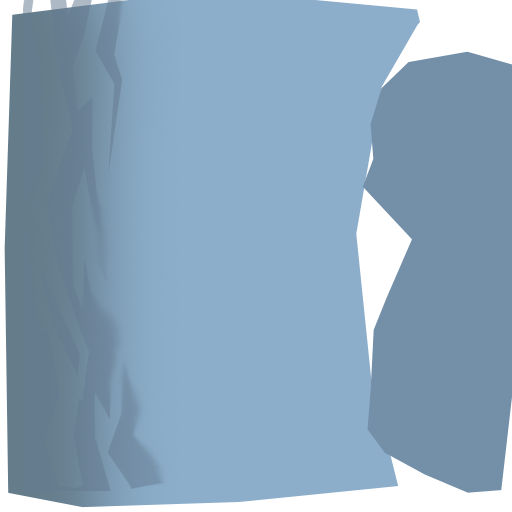
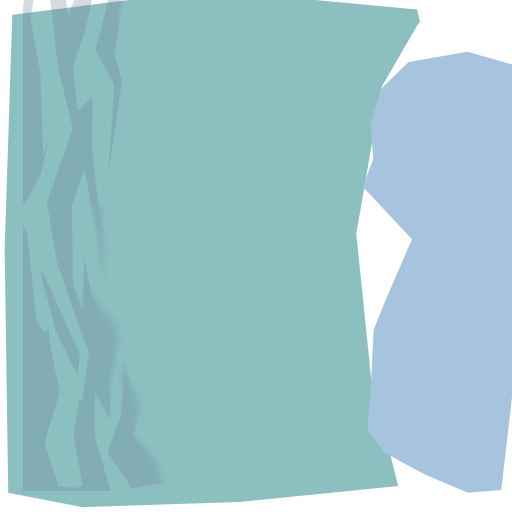
Layered file, before and after one edit (512×512). Changes by layer:
painted on "Layer 2" over [left=362, top=51, right=512, bottom=493]
"Layer 3": opacity 53% → 28% over [left=23, top=0, right=178, bottom=491]
painted on "Layer 1" over [left=4, top=0, right=420, bottom=508]
